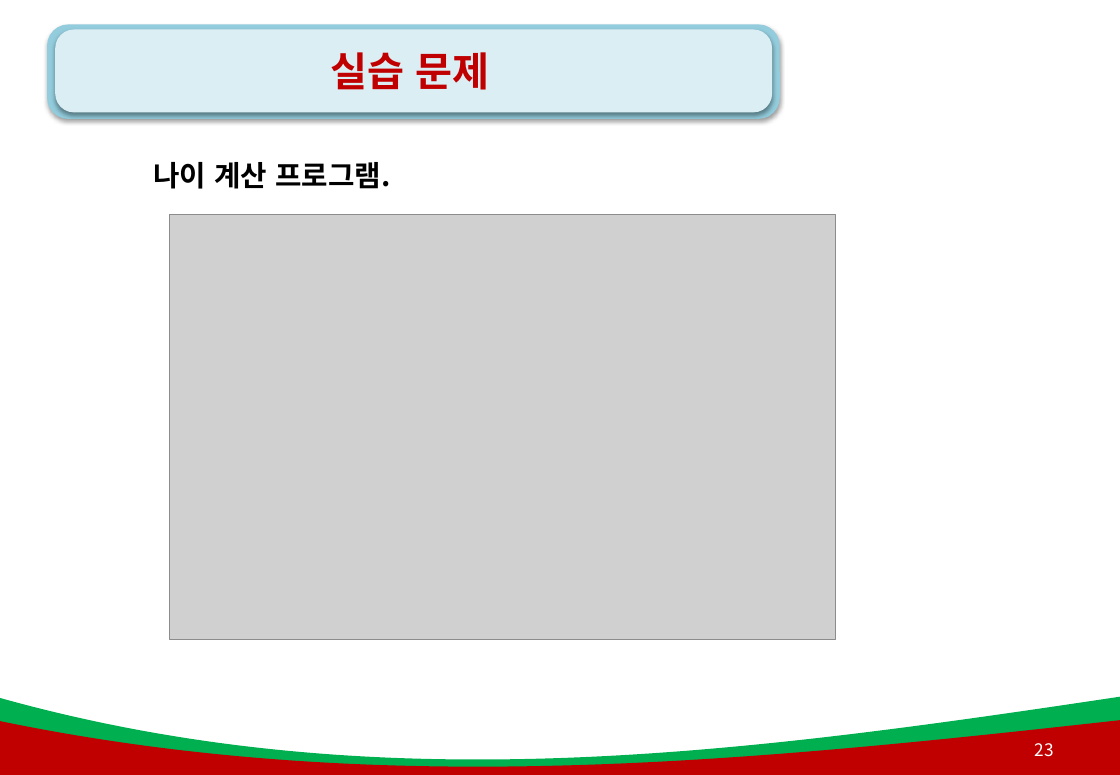
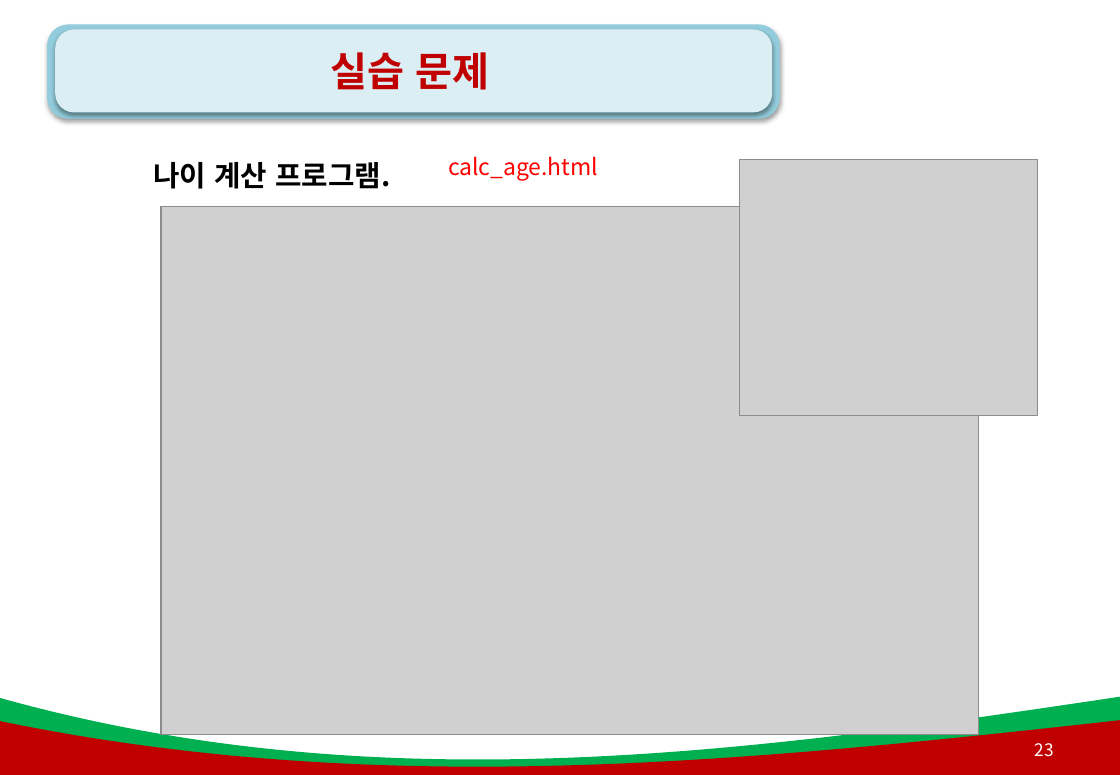
Before and after one commit to kiyongee2/green_project_web, a slide deck: slide 23 of js_ppt/4강. js_함수(메서드).pptx. Drawn at 1120x775 pixels with LibreOffice and Linux fonts; fonts in the diff are those of the drawing; grey boxes stand for pictures; background and template pictures are left out. Boxes give left, top, right and bottom in pixels: in the first picture for what was removed or moved away, otherwise in the second. Text is boxed around its words. In the diff, an @@ line names an element or a change of style, - is before the commit and + after.

```diff
--- a/js_ppt/4강. js_함수(메서드).pptx
+++ b/js_ppt/4강. js_함수(메서드).pptx
@@ text added at (448,156,598,181), 16 pt, text #FF0000 @@
+calc_age.html
@@ picture added at (739,160,1037,417) @@
@@ picture: place and size @@
-picture at (170,215,837,640)
+picture at (161,207,978,735)
```
Also in this commit, not shown: 2 other slides changed, 2 slides added, 37 other files.
